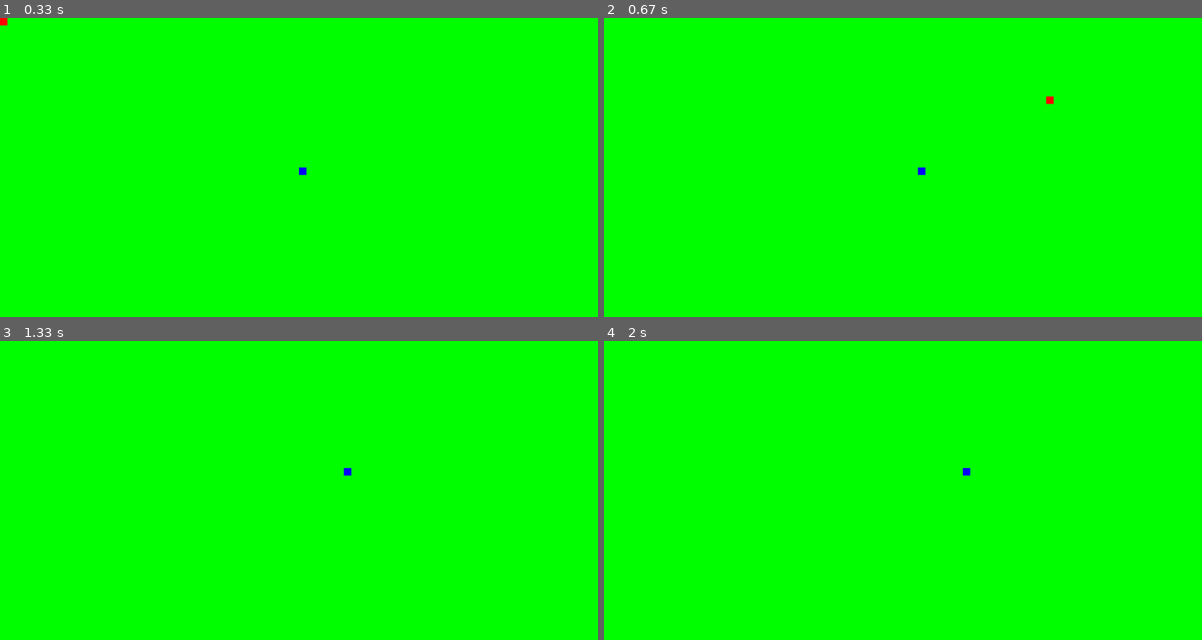
Above: before the commit, frames 1-4 (two rows, left to right).
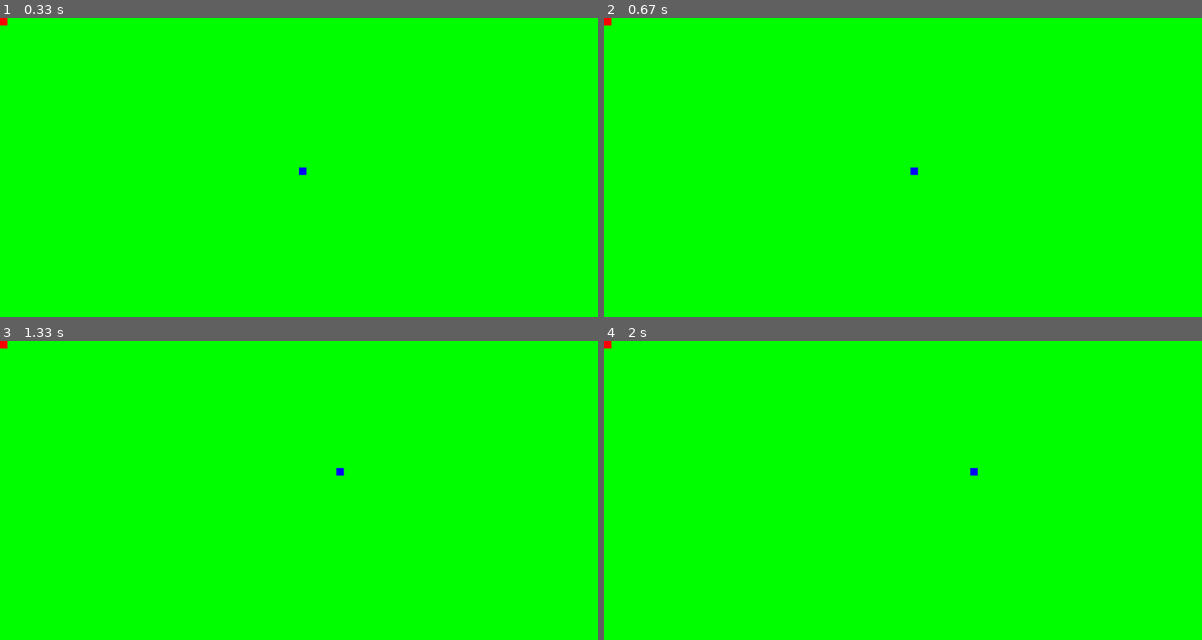
Above: after the commit, the same moments.

Repository: xAdrianCx/PYGAME---SNAKE
Game: pygame game, started from main.py
Same seed, same stepped clock (60 frames per second), same inputs: the game is played once before the commit and once after it.
Inputs:
- Up to frame 1 (0.33 s): no input
- Up to frame 2 (0.67 s): hold Right from 0.33 s (still down)
- Up to frame 3 (1.33 s): release Right at 0.8 s; hold Up 0.83-1.13 s; hold Right from 1.17 s (still down)
- Up to frame 4 (2 s): release Right at 1.63 s; hold Left from 1.67 s (still down)

Frame 1 is identical in both runs. In frame 2, 0.1% of the frame differs, in the area x 0-76%, y 0-53%; in frame 3, 0.1%; in frame 4, 0.1%.

Commit message:
Added snake growth. Refactored here and there

Diff:
--- a/bait.py
+++ b/bait.py
@@ -16,8 +16,8 @@
 
     def update(self):
         """Update the position of the bait."""
-        self.x = random.randint(0, self.screen_rect.right - self.gs.bait_size)
-        self.y = random.randint(0, self.screen_rect.right - self.gs.bait_size)
+        self.x = random.randint(0, (self.screen_rect.right - self.gs.bait_size) / self.gs.bait_size) * 20
+        self.y = random.randint(0, (self.screen_rect.bottom - self.gs.bait_size) / self.gs.bait_size) * 20
         self.rect.x = self.x
         self.rect.y = self.y
 
--- /dev/null
+++ b/game_functions.py
@@ -0,0 +1,33 @@
+import pygame
+
+
+def check_key_pressed(gs, screen, snake, bait):
+    """ Check which key was pressed."""
+    for event in pygame.event.get():
+        if event.type == pygame.QUIT:
+            pygame.quit()
+        elif event.type == pygame.KEYDOWN:
+            if event.key == pygame.K_UP:
+                snake.key_pressed = pygame.K_UP
+            if event.key == pygame.K_DOWN:
+                snake.key_pressed = pygame.K_DOWN
+            if event.key == pygame.K_LEFT:
+                snake.key_pressed = pygame.K_LEFT
+            if event.key == pygame.K_RIGHT:
+                snake.key_pressed = pygame.K_RIGHT
+
+
+def update_snake_length(gs, snake, bait):
+    """ If collision, update the snake length."""
+    if snake.rect.colliderect(bait.rect):
+        gs.snake_length += 1
+        bait.update()
+
+def draw_screen(gs, screen, clock, snake, bait):
+    """ Draw eveything to screen."""
+    screen.fill(gs.bg_color)
+    bait.draw_bait()
+    snake.draw_snake()
+    snake.update()
+    clock.tick(10)
+    pygame.display.flip()
--- a/main.py
+++ b/main.py
@@ -1,9 +1,10 @@
-
 import pygame
 from pygame import time
 from settings import Game_Settings
 from snake import Snake
 from bait import Bait
+import game_functions as gf
+
 
 def run_game():
     """A function to run the game."""
@@ -29,27 +30,9 @@
 
     # Main loop.
     while True:
-        for event in pygame.event.get():
-            if event.type == pygame.QUIT:
-                pygame.quit()
-            elif event.type == pygame.KEYDOWN:
-                if event.key == pygame.K_UP:
-                    snake.key_pressed = pygame.K_UP
-                if event.key == pygame.K_DOWN:
-                    snake.key_pressed = pygame.K_DOWN
-                if event.key == pygame.K_LEFT:
-                    snake.key_pressed = pygame.K_LEFT
-                if event.key == pygame.K_RIGHT:
-                    snake.key_pressed = pygame.K_RIGHT
-                    bait.update()
-        screen.fill(gs.bg_color)
-
-        bait.draw_bait()
-        snake.update()
-        snake.draw_snake()
-
-        clock.tick(10)
-        pygame.display.flip()
+        gf.check_key_pressed(gs, screen, snake, bait)
+        gf.draw_screen(gs, screen, clock, snake, bait)
+        gf.update_snake_length(gs, snake, bait)
 
 
 run_game()
--- a/settings.py
+++ b/settings.py
@@ -8,8 +8,9 @@
     bg_color = (0, 255, 0)
 
     # Snake settings.
+    snake_length = 1
     snake_head = 20
-    snake_body = [20]
+    snake_body = []
     snake_color = (0, 0, 255)
     snake_speed = 20
 
--- a/snake.py
+++ b/snake.py
@@ -10,7 +10,7 @@
         self.screen = screen
         self.screen_rect = screen.get_rect()
         # Create a rectangle.
-        self.rect = pygame.Rect(0, 0, self.gs.snake_head, sum(self.gs.snake_body))
+        self.rect = pygame.Rect(0, 0, self.gs.snake_head, self.gs.snake_head)
         # Position the snake in the middle of the screen.
         self.rect.centerx = self.screen_rect.centerx + self.gs.snake_head // 2
         self.rect.centery = self.screen_rect.centery + self.gs.snake_head // 2
@@ -32,7 +32,9 @@
             self.x += self.gs.snake_speed
         self.rect.y = self.y
         self.rect.x = self.x
+        self.gs.snake_body.append(self.rect.copy())
+        self.gs.snake_body = self.gs.snake_body[-self.gs.snake_length:]
 
     def draw_snake(self):
         """Draws the snake on the screen"""
-        pygame.draw.rect(self.screen, self.gs.snake_color, self.rect)
+        [pygame.draw.rect(self.screen, self.gs.snake_color, block) for block in self.gs.snake_body]
